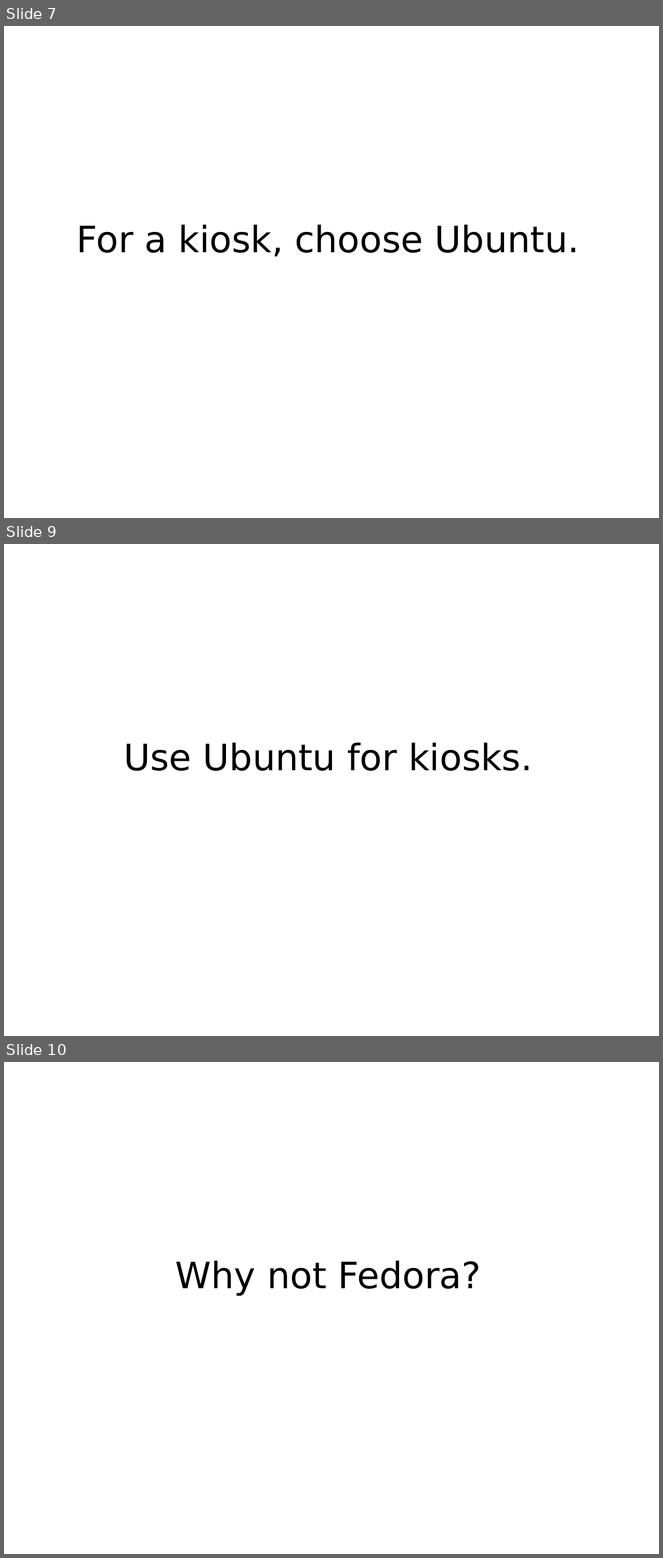
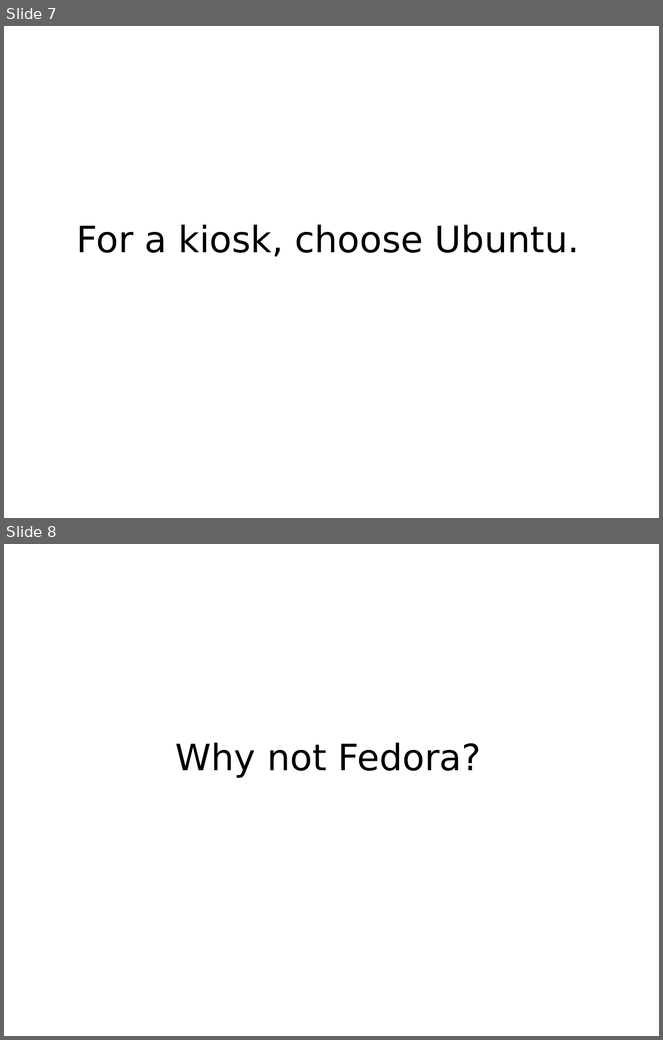
Before and after one commit to mkohler/embedded_python_presentation, a slide deck: embedded_python.odp. Shown one above the other, each under a label of ours: slides 7, 9 and 10 before the commit, slides 7 and 8 after it; the slides between them are not shown. The pictures are 663x1558 and 663x1040 pixels, drawn with LibreOffice and Linux fonts; fonts in the diff are those of the drawing. Boxes give left, top, right and bottom in pixels: in the first picture for what was removed or moved away, otherwise in the second. Text is boxed around its words. In the diff, an @@ line names an element or a change of style, - is before the commit and + after.

```diff
--- a/embedded_python.odp
+++ b/embedded_python.odp
@@ slide 9 removed at <box>4,544,659,1036</box>, background #FFFFFF @@
@@ title removed at <box>124,743,533,771</box> @@
-Use Ubuntu for kiosks.
@@ what was slide 10 is now slide 8 @@
```
Also in this commit, not shown: 1 slide changed, 9 slides added, 5 other slides removed.
